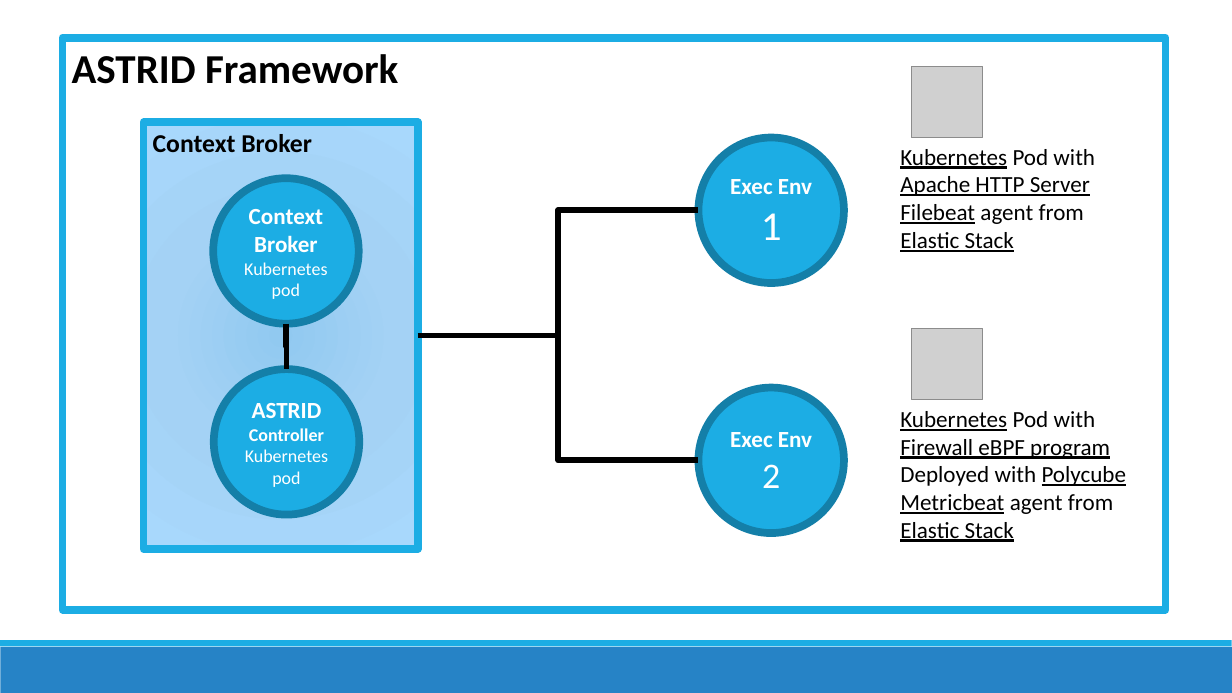
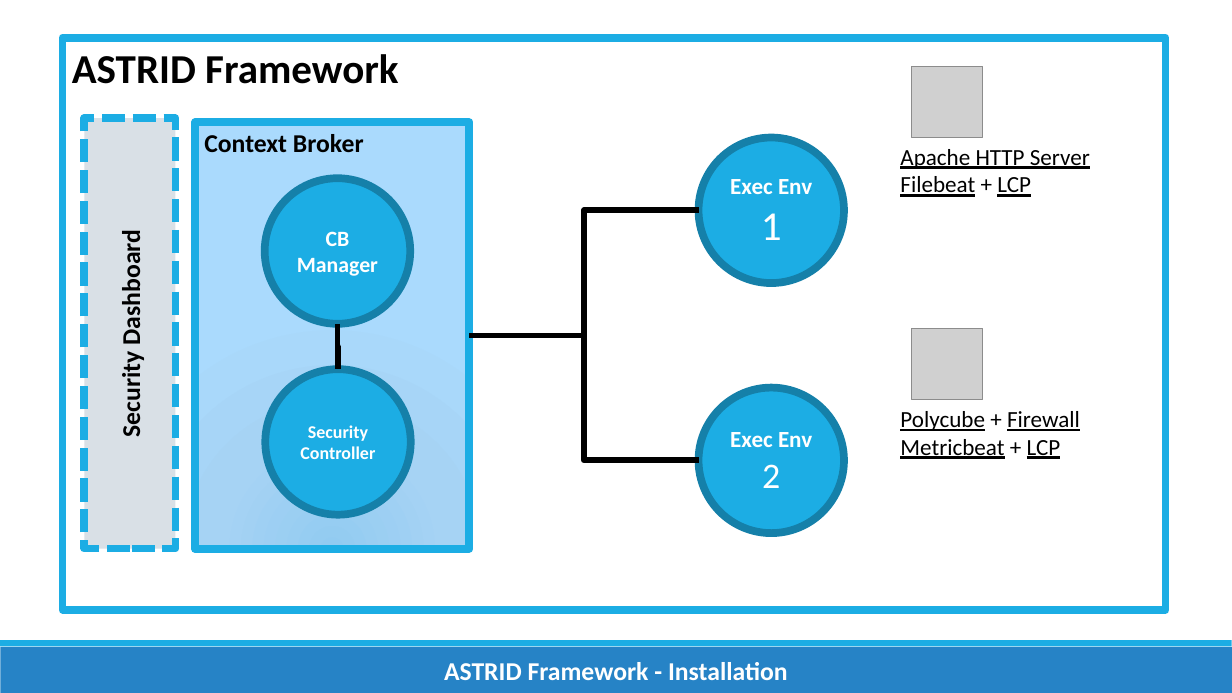
Before and after one commit to astrid-project/astrid-framework, a slide deck: slide 2 of installation-scripts/video/images.pptx. Drawn at 1232x693 pixels with LibreOffice and Linux fonts; fonts in the diff are those of the drawing; grey boxes stand for pictures; background and template pictures are left out. Boxes give left, top, right and bottom in pixels: in the first picture for what was removed or moved away, otherwise in the second. Text is boxed around its words. In the diff, an @@ line names an element or a change of style, - is before the commit and + after.

```diff
--- a/installation-scripts/video/images.pptx
+++ b/installation-scripts/video/images.pptx
@@ rectangle added at <box>84,118,176,549</box>, fill #D9E0E6, outline #1CADE4 6 pt dashed, 20 pt, text #000000, bold @@
+Security Dashboard
@@ rectangle "Context Broker" at <box>195,122,470,549</box>: fill gradient #92C9F0 to #A4D3F5 to #A9D9FD to gradient #92CBF1 to #A6D3F4 to #AADAFD @@
@@ text at <box>900,149,1095,169</box>: paragraph removed @@
-Kubernetes Pod with
@@ ellipse removed at <box>213,178,359,323</box> @@
-Context Broker Kubernetes pod
@@ ellipse added at <box>264,178,409,323</box>, fill #1CADE4, outline #1580A9 6 pt, 17 pt, text #FFFFFF, bold @@
+CB
+Manager
@@ text at <box>900,176,1031,197</box>: text changed @@
-Filebeat agent from
-Elastic Stack
+Filebeat + LCP
@@ elbow line moved from (418, 335) - (699, 211) to (470, 335) - (699, 211) @@
@@ elbow line moved from (418, 335) - (699, 460) to (470, 335) - (699, 460) @@
@@ 1 rectangle, 1 elbow line, 1 ellipse: place and size @@
-1 rectangle, 1 elbow line, 1 ellipse at <box>143,122,418,549</box>
+1 rectangle, 1 elbow line, 1 ellipse at <box>195,122,470,549</box>
@@ text removed at <box>900,411,1127,542</box> @@
-Kubernetes Pod with
-Firewall eBPF program
-Deployed with Polycube
-Metricbeat agent from
-Elastic Stack
@@ text added at <box>900,411,1080,459</box>, 18 pt, text #000000, underline @@
+Polycube + Firewall
+Metricbeat + LCP
@@ text in ellipse at <box>245,449,328,487</box>: paragraph removed @@
-Kubernetes pod
@@ text in ellipse at <box>308,425,368,441</box>: text changed; size 18 to 14 pt @@
-ASTRID
+Security
@@ text added at <box>444,662,788,680</box>, 20 pt, text #FFFFFF, bold @@
+ASTRID Framework - Installation
```
Also in this commit, not shown: 1 other slide changed, 12 other files.
